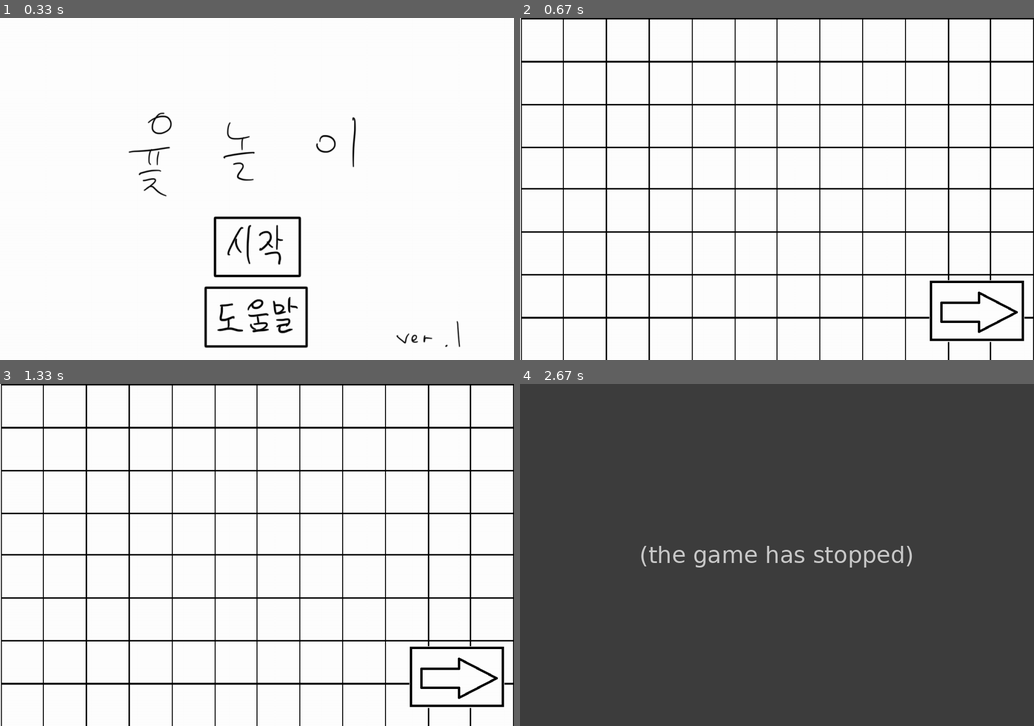
Above: before the commit, frames 1-4 (two rows, left to right).
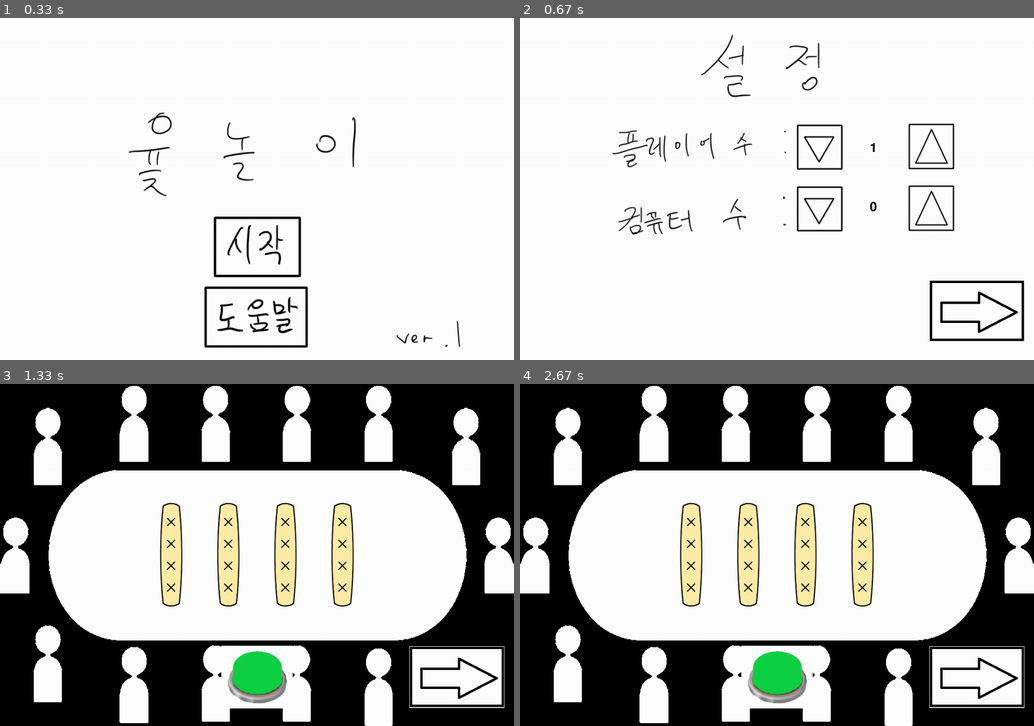
Above: after the commit, the same moments.

Repository: Castella99/pygameproject
Game: pygame game, started from main.py
Same seed, same stepped clock (60 frames per second), same inputs: the game is played once before the commit and once after it.
Inputs (mouse positions are in pixels of both pictures, inside the frame that each line leads up to):
- Up to frame 1 (0.33 s): no input
- Up to frame 2 (0.67 s): press the mouse at (777, 247) at 0.37 s; move the mouse to (694, 257) at 0.47 s; release the mouse at (617, 267) at 0.6 s
- Up to frame 3 (1.33 s): press the mouse at (457, 678) at 0.7 s; move the mouse to (272, 575) at 0.8 s; release the mouse at (82, 472) at 0.93 s; press the mouse at (457, 678) at 1.03 s; move the mouse to (421, 643) at 1.13 s; release the mouse at (390, 609) at 1.27 s
- Up to frame 4 (2.67 s): press the mouse at (777, 678) at 1.37 s; move the mouse to (689, 599) at 1.47 s; release the mouse at (602, 520) at 1.6 s; press the mouse at (977, 678) at 1.7 s; move the mouse to (782, 609) at 1.8 s; release the mouse at (586, 544) at 1.93 s; tap Space at 2 s; press the mouse at (977, 678) at 2.37 s; move the mouse to (864, 551) at 2.47 s; release the mouse at (756, 425) at 2.6 s

Frame 1 is identical in both runs. In frame 2, 10% of the frame differs, in the area x 0-100%, y 0-100%; in frame 3, 52%; in frame 4, 99%.
Before the commit the program exited at 1.38 s; later frames show no game.

Commit message:
setting 화면 추가

Diff:
--- a/Background.py
+++ b/Background.py
@@ -1,9 +1,11 @@
-from Prototypegame import *
 import os
+import pygame
 
 
-class Background(Prototype):
+class Background:
     path = os.path.dirname(os.path.abspath(__file__))
+    screen_width = 1080  # 스크린 가로
+    screen_height = 720  # 스크린 세로
     prompt = "start"
     background_images = [
         pygame.image.load(path + "/background/empty.png"),
@@ -11,14 +13,15 @@
         pygame.image.load(path + "/background/table color reverse.png"),
         pygame.image.load(path + "/background/help.PNG"),
         pygame.image.load(path + "/background/finish.png"),
-        pygame.image.load(path + "/background/board.png")
+        pygame.image.load(path + "/background/board.png"),
+        pygame.image.load(path + "/background/setting.png")
     ]
     background_dict = {"empty": 0, "start": 1, "table": 2,
-                       "help": 3, "finish": 4, "board": 5}
+                       "help": 3, "finish": 4, "board": 5, "setting":6}
 
     def __init__(self, prompt):
         self.image = self.background_images[self.background_dict[prompt]]
 
-    def put_image(self, prompt):
+    def put_image(self, prompt):  # 배경 객체의 prompt로 이미지를 변경함.
         self.image = self.background_images[self.background_dict[prompt]]
         return self.image
--- a/Button.py
+++ b/Button.py
@@ -1,9 +1,12 @@
-from Prototypegame import*
 import os
+import pygame
 
 
-class Button(Prototype):
+class Button:
     path = os.path.dirname(os.path.abspath(__file__))
+    screen_width = 1080  # 스크린 가로
+    screen_height = 720  # 스크린 세로
+    # 버튼 이미지 리스트
     button_images = [
         pygame.image.load(path + "/entity/red button.png"),
         pygame.image.load(path + "/entity/green button.png"),
@@ -12,12 +15,15 @@
         pygame.image.load(path + "/entity/home.png"),
         pygame.image.load(path + "/entity/next button.png"),
         pygame.image.load(path + "/entity/end button.png"),
-        pygame.image.load(path + "/entity/restart button.png")
+        pygame.image.load(path + "/entity/restart button.png"),
+        pygame.image.load(path + "/entity/down button.png"),
+        pygame.image.load(path + "/entity/up button.png")
     ]
-    show_button = None
+    # 각 버튼을 딕셔너리로 만듦.
     button_dict = {"red button": 0, "green button": 1, "start button": 2,
                    "help button": 3, "home button": 4, "next button": 5,
-                   "end button": 6, "restart button": 7}
+                   "end button": 6, "restart button": 7, "down button": 8,
+                   "up button": 9}
 
     def __init__(self, prompt, pos1, pos2, pos3, pos4):
         self.image = self.button_images[self.button_dict[prompt]]
--- /dev/null
+++ b/Meeple.py
@@ -0,0 +1,9 @@
+from Prototypegame import *
+import os
+
+
+class Meeple(Prototype):
+    path = os.path.dirname(os.path.abspath(__file__))
+
+    def __init__(self):
+        super().__init__()
--- a/Prototypegame.py
+++ b/Prototypegame.py
@@ -1,26 +1,27 @@
 import pygame
 
-class Prototype :
-    screen_width = 1080 # 스크린 가로
-    screen_height = 720 # 스크린 세로
-    frame = 60 # 프레임
+
+class Prototype:
+    screen_width = 1080  # 스크린 가로
+    screen_height = 720  # 스크린 세로
+    frame = 60  # 프레임
     running = True
     # 게임 시계 설정
     clock = pygame.time.Clock()
     character = None
     point = 0
     game_font = None
-    start_ticks = 0 # 시작 tick을 받아옴
+    start_ticks = 0  # 시작 tick을 받아옴
     background = None
     screen = None
 
-    def __init__(self) :
-        pygame.init() # pygame 초기화
+    def __init__(self):
+        pygame.init()  # pygame 초기화
         self.game_font = pygame.font.Font(None, 40)
         # 스크린 설정
         self.screen = pygame.display.set_mode((self.screen_width, self.screen_height))
         # 게임 폰트 설정
         self.game_font = pygame.font.Font(None, 40)
 
-        self.start_ticks = pygame.time.get_ticks() # 시작 tick을 받아옴
+        self.start_ticks = pygame.time.get_ticks()  # 시작 tick을 받아옴
         # 이벤트 루프 구현 (메서드 오버라이딩)
--- a/Yut.py
+++ b/Yut.py
@@ -4,9 +4,9 @@
 
 class Yut(Prototype):
     path = os.path.dirname(os.path.abspath(__file__))
-    yut_state = ["front", "front", "front", "front"]
-    yut_dict = {"front": 0, "back": 1, "right": 2, "left": 3}
-    result_dict = {"do": 1, "gae": 2, "geol": 3, "yut": 4, "mo": 5}
+    yut_state = [0, 0, 0, 0]  # 윷의 결과(상태) 모두 앞면을 바라보도록 초기화
+    yut_dict = {"front": 0, "back": 1, "right": 2, "left": 3}  # 윷의 모양을 딕셔너리로 만듦. (prompt로 사용)
+    result_dict = {"do": 1, "gae": 2, "geol": 3, "yut": 4, "mo": 5}  # 도, 개, 걸, 윷, 모
     yut_images = [
         pygame.image.load(path + "/entity/yut_front.png"),
         pygame.image.load(path + "/entity/yut_back.png"),
@@ -15,6 +15,7 @@
     ]
 
     def __init__(self, prompt, pos1):
+        super().__init__()
         self.image = self.yut_images[self.yut_dict[prompt]]
         self.size = self.image.get_rect().size
         self.width = self.size[0]
@@ -25,15 +26,29 @@
         self.rect.left = self.x_pos
         self.rect.top = self.y_pos
 
-    def position(self, pos):
+    def position(self, pos):  # 윷의 위치를 정해주는 함수
         self.x_pos = (pos * self.screen_width / 9) - (self.width / 2)
 
-    def result(self):
+    def result(self):  # 아직 사용 안함 나중을 위해 만듦 (바꿀 수도 있음)
         rslt = 0
         for x in self.yut_state:
             rslt += x
+        print("윷의 결과는 ", x)
         return x
 
-    def put_image(self, prompt):
+    def put_image(self, prompt):  # 윷 객체의 사진을 prompt에 맞는 사진으로 바꿈(앞, 뒤, 오른쪽, 왼쪽)
         self.image = self.yut_images[self.yut_dict[prompt]]
         return self.image
+
+    def put_image(self, num):  # 메소드 오버로딩 (윷 사진을 정수로 입력 받는 형태)
+        self.image = self.yut_images[num]
+        return self.image
+
+    def display_yut(self):  # 윷 4개를 화면에 보임
+        for i in range(3, 6 + 1):
+            self.position(i)
+            self.screen.blit(self.put_image(self.yut_state[i - 3]),
+                             (self.x_pos, self.y_pos))
+
+    def yut_state_reset(self):  # 윷 상태를 모두 앞으로 초기화 함.
+        self.yut_state = [0, 0, 0, 0]
--- a/YutGame.py
+++ b/YutGame.py
@@ -1,3 +1,4 @@
+import pygame.event
 import Yut
 from Prototypegame import*
 import Button
@@ -5,125 +6,232 @@
 import os
 import random
 
+
 class YutGame(Prototype):
     path = os.path.dirname(os.path.abspath(__file__))
     running = True
     push = False
 
-    start_background = True
-    help_background = False
-    table_background = False
-    board_background = False
-    finish_background = False
-
-    start = False
+#현재 게임 상태가 어떤지 확인 하는 변수
+    title_screen = True
+    setting_screen = False
+    game_screen = False
+    ending_screen = False
+
+# 현재 어떤 버튼이 눌렸나 확인하는 변수들
+    home = True
     help = False
-    home = True
-    red = False
+    board = False
+    table = False
     green = False
-    next = False
-    restart = False
+    setting = False
+
     current_time = 0
     index = 0
     animation_time = None
 
+    player = 1
+    computer = 0
+
     def __init__(self):
         super().__init__()
         pygame.display.set_caption("yut Game")
-        self.background = Background.Background("start")
+        self.background = Background.Background("start")  # 배경 객체
+        self.yut = Yut.Yut("front", 1)  # 윷 객체
+        self.animation_time = round(100 / len(self.yut.yut_images * 100), 2)
+
+        # 각종 버튼 객체
         self.start_button = Button.Button("start button", 1, 2, 2, 3)
         self.help_button = Button.Button("help button", 1, 2, 7, 8)
         self.home_button = Button.Button("home button", 8, 10, 1, 6)
-        self.red_button = Button.Button("red button", 8, 9, 6, 7)
-        self.green_button = Button.Button("green button", 8, 9, 6, 7)
+        self.red_button = Button.Button("red button", 1, 2, 6, 7)
+        self.green_button = Button.Button("green button", 1, 2, 6, 7)
         self.next_button = Button.Button("next button", 8, 9, 6, 7)
         self.restart_button = Button.Button("restart button", 1, 2, 2, 3)
         self.end_button = Button.Button("end button", 1, 2, 7, 8)
-        self.yut = Yut.Yut("front", 1)
-        self.animation_time = round(100/len(self.yut.yut_images*100), 2)
-
-    def show_Background_and_Button(self):
-        if self.start:  # 시작 버튼 눌렀을 때
-            self.screen.blit(self.background.put_image("board"), (0, 0))
-            self.screen.blit(self.next_button.image,
-                             (self.next_button.x_pos, self.next_button.y_pos))
-            self.start_background = False
-            self.board_background = True
-            print('start')
-        elif self.help:  # 도움 버튼 눌렀을 때
-            self.screen.blit(self.background.put_image("help"), (0, 0))
-            self.screen.blit(self.home_button.image,
-                             (self.home_button.x_pos, self.home_button.y_pos))
-            self.start_background = False
-            self.help_background = True
-            print('help')
-        elif self.home:  # 홈 버튼 눌렀을 때
+        self.down_button1 = Button.Button("down button", 7, 12, 3, 8)
+        self.up_button1 = Button.Button("up button", 4, 5, 3, 8)
+        self.down_button2 = Button.Button("down button", 7, 12, 5, 9)
+        self.up_button2 = Button.Button("up button", 4, 5, 5, 9)
+
+    def show_title_screen(self):  # 시작 화면 (규칙 설명으로 이동하고 다시 돌아 올 수 있음)
+        # 간단한 이벤트 부분 (start, help home 버튼 클릭)
+        for event in pygame.event.get():
+            # 창 닫기 누르면 끝 부분(ENDING_SCREEN)으로 넘어감
+            if event.type == pygame.QUIT:
+                self.title_screen = False
+                self.ending_screen = True
+            elif event.type == pygame.MOUSEBUTTONDOWN:
+                # 시작버튼 누르면 중간부분(game_screen)의 보드판 화면으로 넘어감
+                if self.start_button.rect.collidepoint(event.pos):
+                    self.title_screen = False
+                    self.setting_screen = True
+                    self.setting = True
+                # 도움버튼을 누르면 규칙 설명 화면으로 넘어감
+                elif self.help_button.rect.collidepoint(event.pos):
+                    self.help = True
+                    self.home = False
+                # 홈버튼을 누르면 시작화면으로 돌아감
+                elif self.home_button.rect.collidepoint(event.pos):
+                    self.home = True
+                    self.help = False
+        # 화면 출력 부분
+        if self.home:  # 시작 화면과 시작 버튼, 도움 버튼
             self.screen.blit(self.background.put_image("start"), (0, 0))
             self.screen.blit(self.start_button.image,
                              (self.start_button.x_pos, self.start_button.y_pos))
             self.screen.blit(self.help_button.image,
                              (self.help_button.x_pos, self.help_button.y_pos))
-            self.help_background = False
-            self.start_background = True
-            print('home')
-        elif self.green:  # 윷 던지기 버튼 눌렀을 때
-            self.screen.blit(self.background.put_image("table"), (0, 0))
-            for i in range(3, 6 + 1):
-                if not self.push:
-                    self.yut.position(i)
-                    self.screen.blit(self.yut.put_image(self.yut.yut_state[i-3]),
-                                     (self.yut.x_pos, self.yut.y_pos))
-                    self.screen.blit(self.red_button.image,
-                                     (self.red_button.x_pos, self.red_button.y_pos))
-                else:
-                    self.motion_update(20)
-        elif self.red:  # 보드판으로 이동하기 버튼 눌렀을 때
+        elif self.help:  # 규칙 설명 화면과 홈 버튼
+            self.screen.blit(self.background.put_image("help"), (0, 0))
+            self.screen.blit(self.home_button.image,
+                             (self.home_button.x_pos, self.home_button.y_pos))
+
+    def show_setting_screen(self) :
+        for event in pygame.event.get():
+            # 창 닫기 누르면 끝 부분(ENDING_SCREEN)으로 넘어감
+            if event.type == pygame.QUIT:
+                self.setting_screen = False
+                self.ending_screen = True
+            elif event.type == pygame.MOUSEBUTTONDOWN:
+                # 시작버튼 누르면 중간부분(game_screen)의 보드판 화면으로 넘어감
+                if self.down_button1.rect.collidepoint(event.pos) :
+                    if self.player == 1 :
+                        self.player = 1
+                    else :
+                        self.player -= 1
+                elif self.up_button1.rect.collidepoint(event.pos) :
+                    if self.player + self.computer >= 7 :
+                        pass
+                    else :
+                        self.player += 1
+                elif self.down_button2.rect.collidepoint(event.pos) :
+                    if self.computer == 0 :
+                        self.computer = 0
+                    else :
+                        self.computer -= 1
+                elif self.up_button2.rect.collidepoint(event.pos) :
+                    if self.player + self.computer >= 7 :
+                        pass
+                    else :
+                        self.computer += 1
+                elif self.next_button.rect.collidepoint(event.pos) :
+                    self.setting = False
+                    self.setting_screen = False
+                    self.game_screen = True
+                    self.board = True
+        self.player_text = self.game_font.render(str(self.player), True, (0,0,0))
+        self.computer_text = self.game_font.render(str(self.computer), True, (0,0,0))
+
+        if self.setting :
+            self.screen.blit(self.background.put_image("setting"), (0,0))
+            self.button_screen_blit(self.next_button)
+            self.button_screen_blit(self.down_button1)
+            self.button_screen_blit(self.up_button1)
+            self.button_screen_blit(self.down_button2)
+            self.button_screen_blit(self.up_button2)
+            self.screen.blit(self.player_text, (735,260))
+            self.screen.blit(self.computer_text, (735,385))
+
+
+    def show_game_screen(self):  # 게임 화면(윷놀이가 진행될 때의 화면)
+        if self.board:
+            self.yut.yut_state_reset()  # 윷을 모두 앞으로 리셋
             self.screen.blit(self.background.put_image("board"), (0, 0))
             self.screen.blit(self.next_button.image,
                              (self.next_button.x_pos, self.next_button.y_pos))
-            self.yut.yut_state = ["front", "front", "front", "front"]
-            self.table_background = False
-            self.board_background = True
-        elif self.next:  # 윷 테이블로 이동하기 버튼 눌렀을 때
+        elif self.table:  # 윷 테이블로 이동하기 버튼 눌렀을 때
             self.screen.blit(self.background.put_image("table"), (0, 0))
             self.screen.blit(self.green_button.image,
                              (self.green_button.x_pos, self.green_button.y_pos))
-            for i in range(3, 6 + 1):
-                self.yut.position(i)
-                self.screen.blit(self.yut.put_image(self.yut.yut_state[i - 3]),
-                                 (self.yut.x_pos, self.yut.y_pos))
-            self.table_background = True
-            self.board_background = False
-        elif self.restart:  # 다시하기 버튼 눌렀을 때
-            self.screen.blit(self.background.put_image("help"), (0, 0))
-            self.screen.blit(self.home_button.image,
-                             (self.home_button.x_pos, self.home_button.y_pos))
-            self.finish_background = False
-            self.start_background = True
-
-    def button(self): # 윷 던지기
-        self.push = True
-        self.yut.yut_state.clear()
-        for i in range(4):
-            if random.randrange(0, 1 + 1) == 0:
-                self.yut.yut_state.append("front")
-            else:
-                self.yut.yut_state.append("back")
-        return self.push
-
-    def motion_update(self, mt):
+            self.screen.blit(self.next_button.image,
+                             (self.next_button.x_pos, self.next_button.y_pos))
+            self.yut.display_yut()
+        if self.green:  # 윷 던지기(스페이스바)를 눌렀을 때
+            if self.push:  # 스페이스바를 누르고 있을 때 윷 애니메이션 작동
+                self.button()
+                self.motion_update(60)
+            else:  # 스페이스바를 뗐을 때 결과 출력
+                self.yut.display_yut()
+                self.screen.blit(self.red_button.image,
+                                 (self.red_button.x_pos, self.red_button.y_pos))
+
+    def main_events(self):
+        for event in pygame.event.get():
+            if event.type == pygame.QUIT:
+                self.game_screen = False
+                self.ending_screen = True
+            elif event.type == pygame.MOUSEBUTTONDOWN:
+                if self.next_button.rect.collidepoint(event.pos) and self.board:
+                    self.board = False
+                    self.table = True
+                elif self.next_button.rect.collidepoint(event.pos) and self.table:
+                    self.board = True
+                    self.table = False
+                    self.green = False
+                if self.green_button.rect.collidepoint(event.pos) and self.table:
+                    self.green = True
+                    self.push = True
+            elif event.type == pygame.MOUSEBUTTONUP:
+                self.push = False
+            elif event.type == pygame.KEYDOWN:
+                if event.key == pygame.K_SPACE and self.table:
+                    self.green = True
+                    self.push = True
+            elif event.type == pygame.KEYUP:
+                self.push = False
+
+    def check(self):  # 승패가 갈렸는지 확인 (미구현 상태)
+        pass
+        # if 승패가 나면:
+        #   self.game_screen = False
+        #   self.ending_screen = True
+
+    def button(self):  # 윷 던지기(윷의 상태를 랜덤으로 생성 함)
+        self.yut.yut_state.clear()  # 윷 상태 리스트 초기화
+        for i in range(4):  # 윷 상태 만들기
+            self.yut.yut_state.append(random.randrange(0, 1 + 1))  # 0, 1을 랜덤으로 받아서 추가
+        print(self.yut.yut_state)
+
+    def motion_update(self, mt):  # 윷이 돌아가는 애니메이션(수정 할 계획)
         self.current_time += mt
-        print(self.yut.yut_state)
+        print(self.current_time, self.animation_time)
+        # 시간을 늦추는 역할?
         if self.current_time >= self.animation_time:
             self.current_time = 0
             self.index += 1
+            # 윷 사진의 인덱스를 넘어가면 0으로 초기화
             if self.index >= len(self.yut.yut_images):
                 self.index = 0
-            self.image = self.yut.yut_images[self.index]
-            for i in range(3, 6 + 1):
-                self.screen.blit(self.image,
-                                 ((i * self.screen_width / 9) - (self.yut.width / 2),
-                                  (self.screen_height / 2) - (self.yut.height / 2)))
+            self.yut.image = self.yut.yut_images[self.index]  # 윷의 이미지는 앞, 우, 뒤, 좌로 돌아감
+            self.yut.display_yut()  # 윷 4개 화면에 출력
+
+    def show_ending_screen(self):  # 엔딩화면 (재시작과 종료버튼을 다룸)
+    # 간단한 이벤트 부분 (restart, end 버튼 클릭 이벤트)
+        for event in pygame.event.get():
+            if event.type == pygame.QUIT:
+                self.ending_screen = False  # 메인의 ending_screen while문을 빠져나감.
+                self.running = False  # 메인의 running while문을 빠져나감.
+            elif event.type == pygame.MOUSEBUTTONDOWN:
+                # 종료버튼을 누르면 게임이 종료됨.
+                if self.end_button.rect.collidepoint(event.pos):
+                    self.ending_screen = False
+                    self.running = False
+                # 다시시작 버튼을 누르면 시작부분(title_screen)의 시작화면으로 넘어감
+                elif self.restart_button.rect.collidepoint(event.pos):
+                    self.ending_screen = False; self.title_screen = True
+                    self.home = True; self.help = False; self. board = False
+                    self.table = False; self.green = False; self.push = False
+
+    # 화면 출력 부분(끝배경, 종료버튼, 다시시작버튼)
+        self.screen.blit(self.background.put_image("finish"), (0, 0))
+        self.screen.blit(self.end_button.image,
+                         (self.end_button.x_pos, self.end_button.y_pos))
+        self.screen.blit(self.restart_button.image,
+                         (self.restart_button.x_pos, self.restart_button.y_pos))
+
+    def button_screen_blit(self, button) :
+        self.screen.blit(button.image, (button.x_pos, button.y_pos))
 
 if __name__ == "__main__":
     pass
--- a/main.py
+++ b/main.py
@@ -4,33 +4,23 @@
 game = YutGame.YutGame()
 
 while game.running:
-    for event in pygame.event.get():
-        if event.type == pygame.QUIT:
-            game.running = False
-        elif event.type == pygame.MOUSEBUTTONDOWN:
-            if game.start_button.rect.collidepoint(event.pos) and game.start_background:
-                game.start = True  # 보드판으로 이동
-            elif game.help_button.rect.collidepoint(event.pos) and game.start_background:
-                game.help = True  # 규칙 설명으로 이동
-            elif game.home_button.rect.collidepoint(event.pos) and game.help_background:
-                game.home = True  # 시작 화면으로 이동
-            elif game.red_button.rect.collidepoint(event.pos) and game.table_background:
-                game.red = True  # 보드판으로 이동
-            elif game.next_button.rect.collidepoint(event.pos) and game.board_background:
-                game.next = True  # 테이블로 이동
-            elif game.restart_button.rect.collidepoint(event.pos) and game.restart_button:
-                game.restart = True  # 시작 화면으로 이동
-            elif game.end_button.rect.collidepoint(event.pos) and game.end_button:
-                game.running = False  # 게임 종료
-        elif event.type == pygame.MOUSEBUTTONUP:
-            game.start = game.help = game.home = False
-            game.red = game.next = game.restart = False
-        elif event.type == pygame.KEYDOWN:
-            if event.key == pygame.K_SPACE:
-                game.green = True
-                game.push = game.button()  # 윷 던지기
-        elif event.type == pygame.KEYUP:
-            game.green = False
-        game.show_Background_and_Button()
+# 게임 파트를 3개로 나눔(시작과 도움말, 보드판과 윷판, 엔딩 화면)
+    while game.title_screen:  # 시작 부분
+        game.show_title_screen()  # 시작부분 이벤트와 화면그리기 (게임 초기 설정 추가 예정)
         pygame.display.update()
+
+    while game.setting_screen :
+        game.show_setting_screen()
+        pygame.display.update()
+
+    while game.game_screen:  # 중간 부분
+        game.main_events()  # 게임 이벤트 (게임 말 이동, 플레이어 순서 추가 예정)
+        game.check()  # 승패 체크(미구현)
+        game.show_game_screen()  # 화면그리기 (보드판, 게임 말 추가예정)
+        pygame.display.update()
+
+    while game.ending_screen:  # 끝 부분
+        game.show_ending_screen()  # 끝 부분 이벤트와 화면그리기 (승자 패자 화면 출력 추가 예정)
+        pygame.display.update()
+
 pygame.quit()
--- /dev/null
+++ b/tempCodeRunnerFile.py
@@ -0,0 +1,2 @@
+
+        game.show_setting_screen()
Binary file added: background/setting.PNG
Binary file added: entity/down button.png
Binary file added: entity/up button.png
Binary file added: 이미지 원본/32x32-bat-sprite.png
Binary file added: 이미지 원본/Old hero.png
Binary file added: 이미지 원본/anymals_32_for_edit.png
Binary file added: 이미지 원본/anymals_random_size.png
Binary file added: 이미지 원본/cat_ani/cat_a1.gif
Binary file added: 이미지 원본/cat_ani/cat_a2.gif
Binary file added: 이미지 원본/cat_ani/cat_a3.gif
Binary file added: 이미지 원본/cat_ani/cat_a4.gif
Binary file added: 이미지 원본/cat_ani/cat_a5.gif
(and 15 more such lines)
